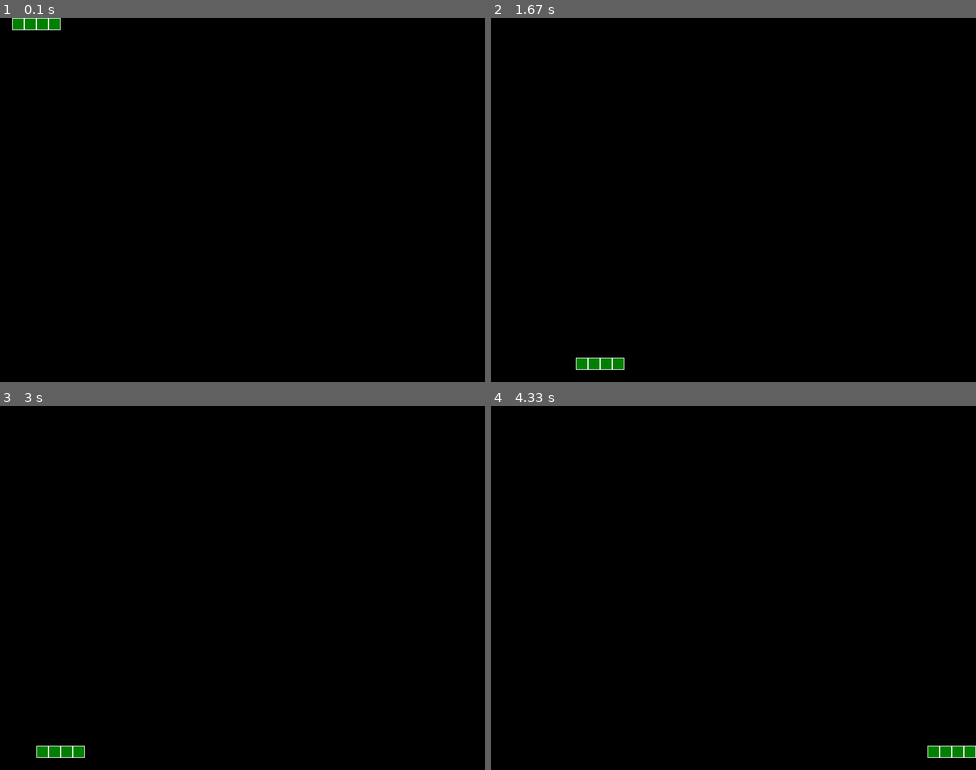
Above: before the commit, frames 1-4 (two rows, left to right).
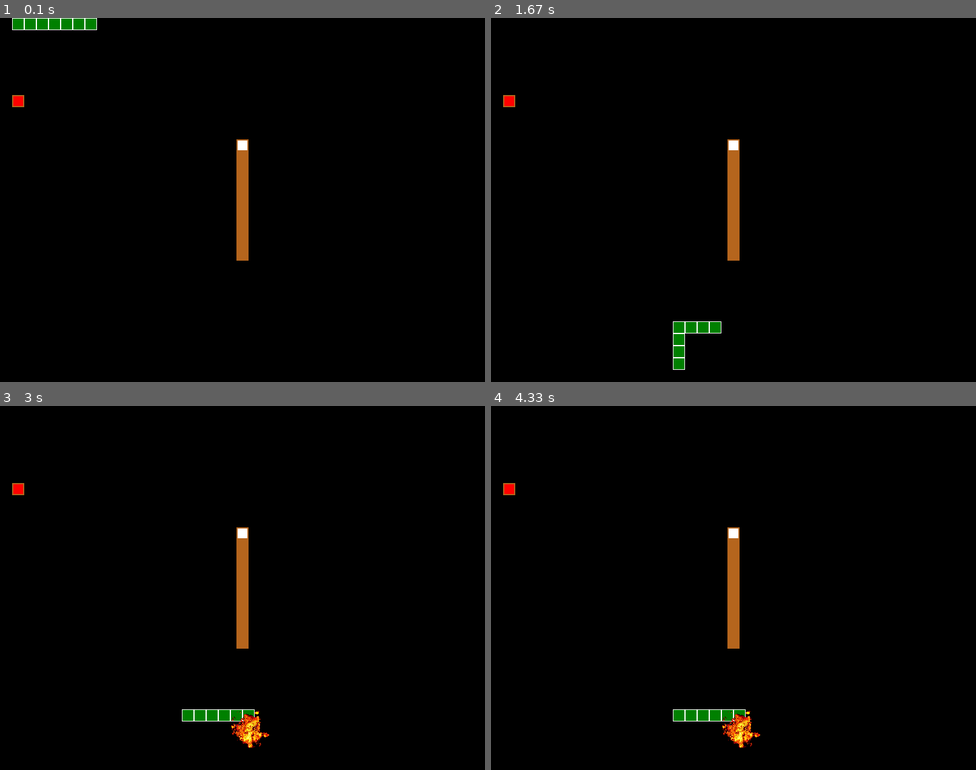
Above: after the commit, the same moments.

Repository: toancqb/Pygame_Projects
Game: pygame game, started from snake_hunting/game_snake.py
Same seed, same stepped clock (60 frames per second), same inputs: the game is played once before the commit and once after it.
Inputs:
- Up to frame 1 (0.1 s): no input
- Up to frame 2 (1.67 s): hold Up 0.83-1.3 s; hold Right from 1.33 s (still down)
- Up to frame 3 (3 s): release Right at 1.8 s; hold Left 1.83-2.37 s
- Up to frame 4 (4.33 s): no input

The runs differ from the first frame. In frame 1, 1.2% of the frame differs, in the area x 2-52%, y 0-67%; in frame 2, 1.8%; in frame 3, 2.1%, in the area x 2-56%, y 21-97%; in frame 4, 2.1%.

Commit message:
Verion 1 is completed

Diff:
--- a/snake_hunting/define.py
+++ b/snake_hunting/define.py
@@ -16,7 +16,7 @@
 NY = 30
 SCREEN_WIDTH = SQ_SIZE * NX
 SCREEN_HEIGHT = SQ_SIZE * NY
-GAME_SPEED = 5
+GAME_SPEED = 10
 
 
 BLACK = (0, 0, 0)
--- a/snake_hunting/game_snake.py
+++ b/snake_hunting/game_snake.py
@@ -1,6 +1,7 @@
 import pygame
 import random
 import time
+import os.path
 from define import *
 from tools import *
 from objects_class import *
@@ -10,10 +11,25 @@
         pygame.init()
         self.screen = pygame.display.set_mode((SCREEN_WIDTH,SCREEN_HEIGHT))
         self.clock = pygame.time.Clock()
+
+        self.ADDFRUIT = pygame.USEREVENT + 1
+        pygame.time.set_timer(self.ADDFRUIT, 50000)
+
+        fruits = pygame.sprite.Group()
+        fruits.add(Fruit())
+        # snakes_sprite_group = pygame.sprite.Group()
+
         snakes = Snakes()
         snakes.add_snake()
         snakes.add_snake()
         snakes.add_snake()
+        snakes.add_snake()
+        snakes.add_snake()
+        snakes.add_snake()
+
+        wall = Wall()
+        fruits.add(wall)
+        opt = True
         running = True
         while running:
             for event in pygame.event.get():
@@ -22,13 +38,35 @@
                 if event.type == KEYDOWN:
                     if event.key == K_ESCAPE:
                         running = False
+                if event.type == self.ADDFRUIT:
+                    new_fruit = Fruit()
+                    fruits.add(new_fruit)
             pressed_keys = pygame.key.get_pressed()
 
             self.draw_board(None, None, None)
+            if opt:
+                snakes.update(pressed_keys)
             for snake in snakes.group:
-                snake.update(pressed_keys)
+
+                for fruit in fruits:
+                    if pygame.sprite.collide_rect(snake, fruit):
+                        fruit.kill()
+                        new_fruit = Fruit()
+                        fruits.add(new_fruit)
+                        snakes.add_snake()
                 self.screen.blit(snake.surf, snake.rect)
 
+            for fruit in fruits:
+                self.screen.blit(fruit.surf, fruit.rect)
+            i = 1
+            while i < snakes.len:
+                if snakes.head.rect.colliderect(snakes.group[i]):
+                    expl = Explosion(snakes.head.rect.copy())
+                    opt = False
+                    break
+                i += 1
+            if not opt:
+                self.screen.blit(expl.surf, expl.rect)
             pygame.display.flip()
             self.clock.tick(GAME_SPEED)
 
@@ -38,11 +76,6 @@
     def draw_board(self, lst_snake, fruit, wall):
         self.screen.fill(BLACK)
 
-        # for i in range(NX):
-        #     for j in range(NY):
-        #         pygame.draw.rect(self.screen, BLACK, (i*SQ_SIZE+1, j*SQ_SIZE+1, SQ_SIZE-2, SQ_SIZE-2))
-
-
 
 if __name__ == '__main__':
     t = Game()
--- a/snake_hunting/objects_class.py
+++ b/snake_hunting/objects_class.py
@@ -1,19 +1,21 @@
 import pygame
 import random
+import os.path
 from define import *
 from tools import *
 
 class Snake(pygame.sprite.Sprite):
 
-    def __init__(self, rect):
+    def __init__(self, rect, index, goto):
         super(Snake, self).__init__()
         self.surf = pygame.Surface((SQ_SIZE,SQ_SIZE))
         self.surf.fill(WHITE)
         pygame.draw.rect(self.surf,GREEN, (1, 1, SQ_SIZE-2, SQ_SIZE-2))
         self.rect = self.surf.get_rect(center=(rect[0]+SQ_SIZE/2,rect[1]+SQ_SIZE/2))
-        self.goto = (SQ_SIZE, 0)
+        self.goto = goto
+        self.index = index
 
-    def update(self, pressed_keys):
+    def update2(self, pressed_keys):
         if pressed_keys[K_UP]:
             self.goto = (0, -SQ_SIZE)
         if pressed_keys[K_DOWN]:
@@ -34,20 +36,75 @@
         if self.rect.bottom > SCREEN_HEIGHT:
             self.rect.bottom = 0
 
+    def update(self):
+        self.rect.move_ip(self.goto[0],self.goto[1])
+
+        if self.rect.left < 0:
+            self.rect.left = SCREEN_WIDTH - SQ_SIZE
+        if self.rect.right > SCREEN_WIDTH:
+            self.rect.right = 0
+        if self.rect.top < 0:
+            self.rect.top = SCREEN_HEIGHT - SQ_SIZE
+        if self.rect.bottom > SCREEN_HEIGHT:
+            self.rect.bottom = 0
+
 class Snakes(pygame.sprite.Sprite):
 
     def __init__(self):
         super(Snakes, self).__init__()
-        self.head = Snake((0,0))
+        self.head = Snake((0,0), 1, (SQ_SIZE, 0))
         self.group = [self.head]
+        self.len = 1
 
 
     def add_snake(self):
         rect = self.head.rect
         rect = (rect[0]+self.head.goto[0], rect[1]+self.head.goto[1], rect[2], rect[3])
-        new_snake = Snake(rect)
+        new_snake = Snake(rect, self.len, self.head.goto)
         self.group.insert(0, new_snake)
+        self.len += 1
         self.head = new_snake
 
     def update(self, pressed_keys):
-        pass
+        i = self.len-1
+        while i > 0:
+            self.group[i].goto = self.group[i-1].goto
+            i -= 1
+        self.head.update2(pressed_keys)
+        i = 1
+        while i < self.len:
+            self.group[i].update()
+            i += 1
+
+class Wall(pygame.sprite.Sprite):
+
+    def __init__(self):
+        super(Wall, self).__init__()
+        self.surf = pygame.Surface((SQ_SIZE,SQ_SIZE*10))
+        self.surf.fill(ORANGE)
+        pygame.draw.rect(self.surf,WHITE, (2, 2, SQ_SIZE-4, SQ_SIZE-4))
+        self.rect = self.surf.get_rect(
+            center = (SCREEN_WIDTH/2,
+                      SCREEN_HEIGHT/2)
+        )
+
+
+class Fruit(pygame.sprite.Sprite):
+    def __init__(self):
+        super(Fruit, self).__init__()
+        self.surf = pygame.Surface((SQ_SIZE,SQ_SIZE))
+        # self.surf.fill(RED)
+        self.surf.fill(ORANGE)
+        pygame.draw.rect(self.surf,RED, (2, 2, SQ_SIZE-4, SQ_SIZE-4))
+        self.rect = self.surf.get_rect(
+            center = (random.randint(0,SCREEN_WIDTH-2)+SQ_SIZE/2,
+                      random.randint(0,SCREEN_HEIGHT-2)+SQ_SIZE/2)
+        )
+
+
+class Explosion(pygame.sprite.Sprite):
+    def __init__(self, rect):
+        super(Explosion, self).__init__()
+        self.surf = pygame.image.load(os.path.join("srcs", "explosion2.png"))
+        self.surf = pygame.transform.scale(self.surf, (64, 64))
+        self.rect = rect
Binary file added: snake_hunting/srcs/explosion2.png
